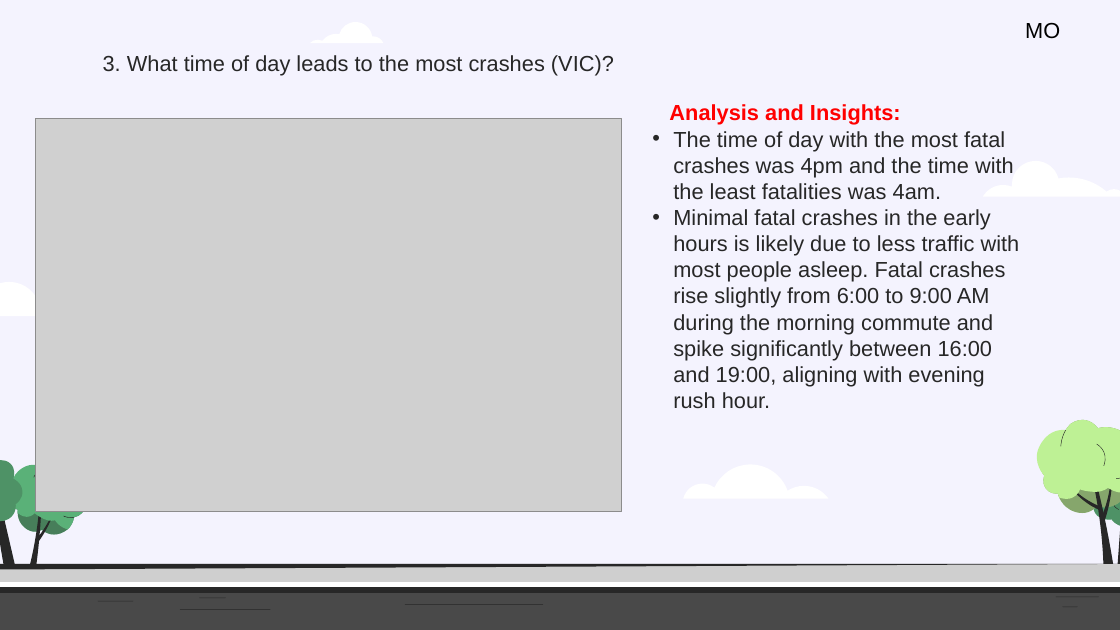
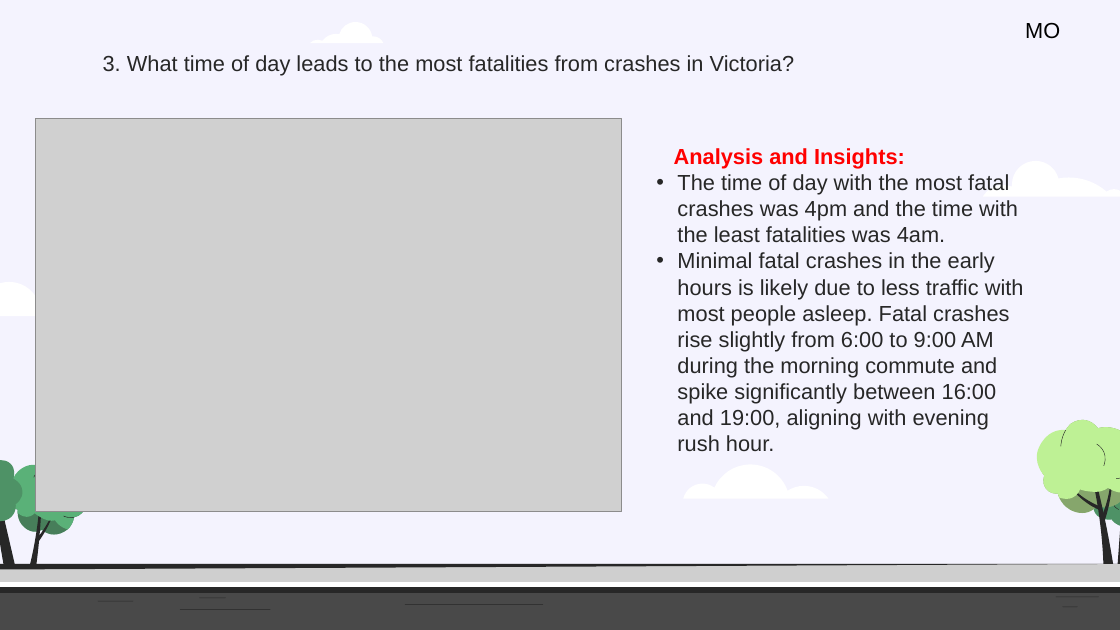
Before and after one commit to Kapedes/project-1-group-2, a slide deck: slide 7 of Insights and analysis of Crash Statistics in Australia.pptx. Drawn at 1120x630 pixels with LibreOffice and Linux fonts; fonts in the diff are those of the drawing; grey boxes stand for pictures. Boxes give left, top, right and bottom in pixels: in the first picture for what was removed or moved away, otherwise in the second. Text is boxed around its words. In the diff, an @@ line names an element or a change of style, - is before the commit and + after.

```diff
--- a/Insights and analysis of Crash Statistics in Australia.pptx
+++ b/Insights and analysis of Crash Statistics in Australia.pptx
@@ text at box(103, 55, 794, 76): text changed @@
-3. What time of day leads to the most crashes (VIC)?
+3. What time of day leads to the most fatalities from crashes in Victoria?
@@ subtitle "Analysis and Insights:": place and size @@
-subtitle "Analysis and Insights:" at box(669, 104, 1020, 409)
+subtitle "Analysis and Insights:" at box(674, 148, 1024, 451)
```
Also in this commit, not shown: 11 other slides changed, 1 other file.
